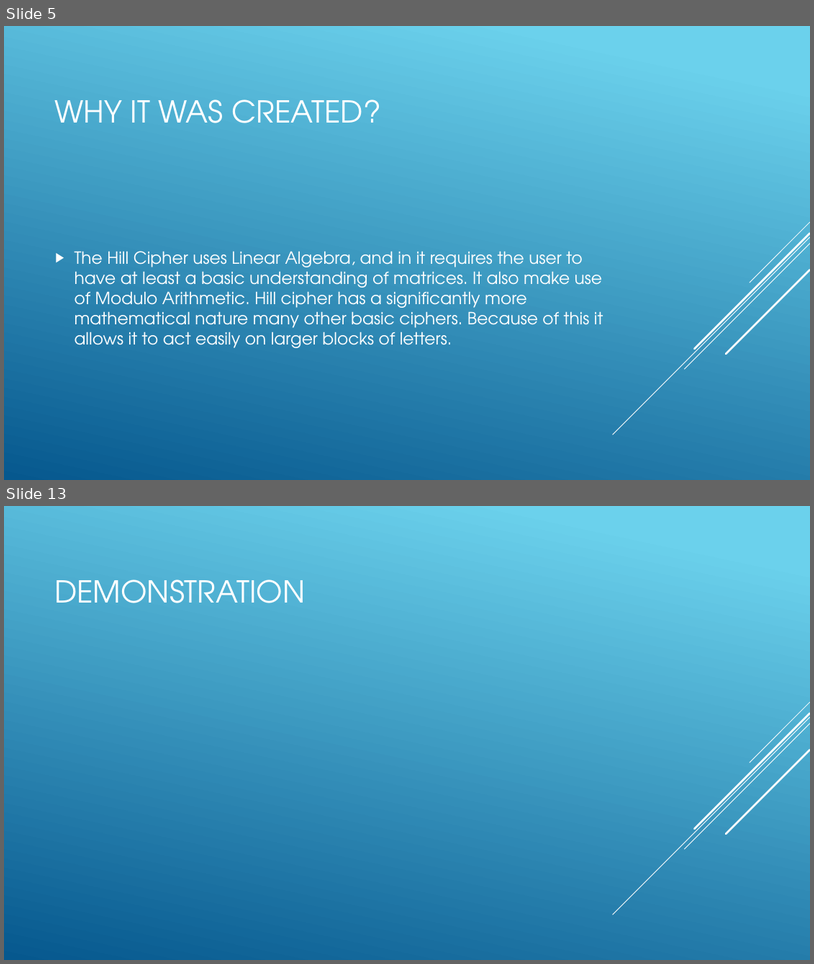
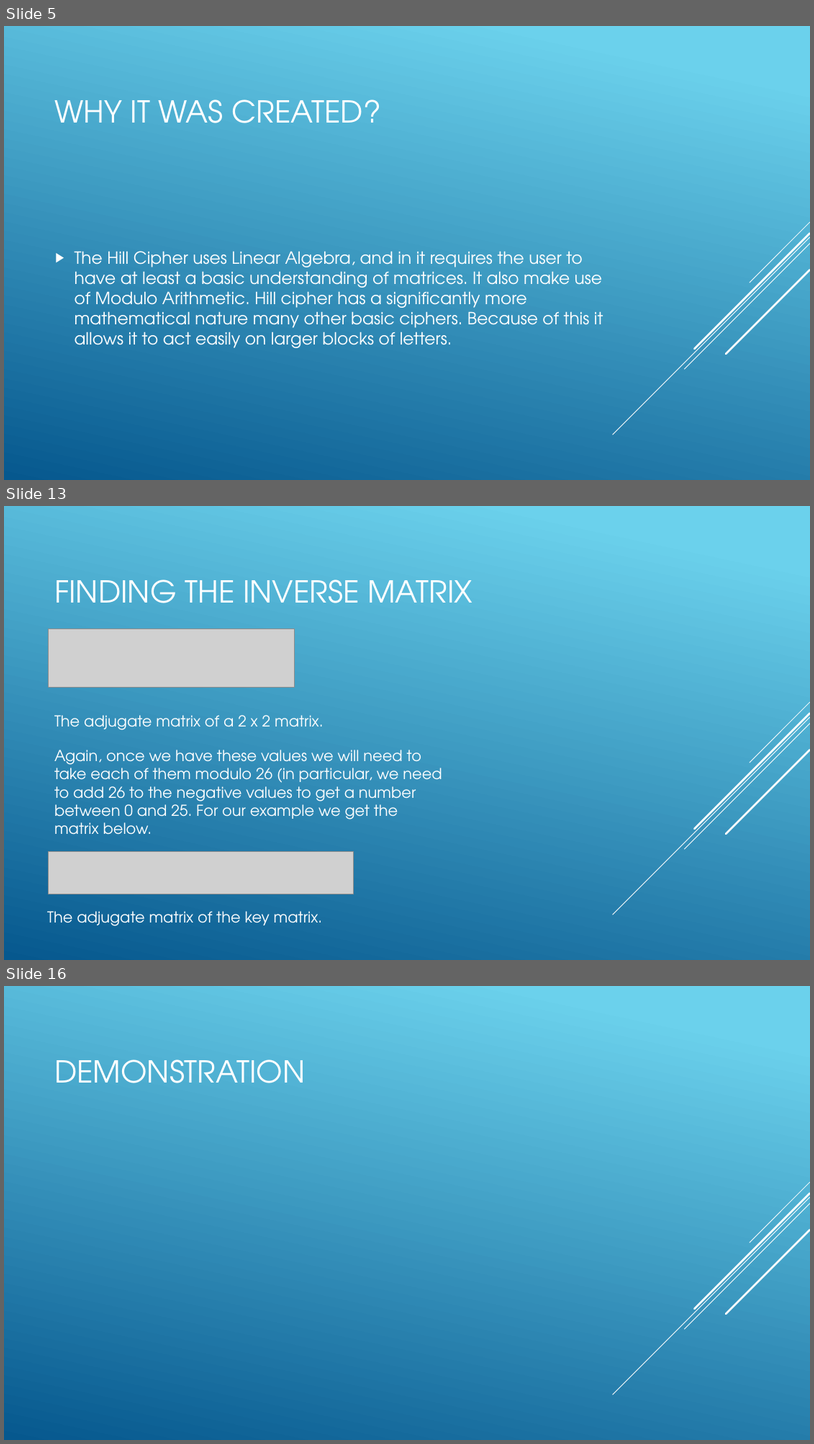
Before and after one commit to TheJonBovi/Hill-Cipher, a slide deck: CST407FinalPP.pptx. Shown one above the other, each under a label of ours: slides 5 and 13 before the commit, slides 5, 13 and 16 after it; the slides between them are not shown. The pictures are 814x964 and 814x1444 pixels, drawn with LibreOffice and Linux fonts; fonts in the diff are those of the drawing; grey boxes stand for pictures. Boxes give left, top, right and bottom in pixels: in the first picture for what was removed or moved away, otherwise in the second. Text is boxed around its words. In the diff, an @@ line names an element or a change of style, - is before the commit and + after.

```diff
--- a/CST407FinalPP.pptx
+++ b/CST407FinalPP.pptx
@@ slide 13 added at bbox=[4, 506, 810, 960], background gradient #6ED2EB to #06588E; not listed: 5 template elements that a slide beside it also shows @@
@@ title added at bbox=[54, 579, 473, 603], 36 pt, text #FFFFFF @@
+FINDING THE INVERSE MATRIX
@@ picture added at bbox=[49, 629, 294, 687] @@
@@ text added at bbox=[54, 715, 324, 730], 18 pt, text #FFFFFF @@
+The adjugate matrix of a 2 x 2 matrix.
@@ text added at bbox=[54, 749, 442, 834], 18 pt, text #FFFFFF @@
+Again, once we have these values we will need to take each of them modulo 26 (in particular, we need to add 26 to the negative values to get a number between 0 and 25. For our example we get the matrix below.
@@ picture added at bbox=[49, 852, 354, 894] @@
@@ text added at bbox=[47, 911, 323, 926], 18 pt, text #FFFFFF @@
+The adjugate matrix of the key matrix.
@@ what was slide 13 is now slide 16 @@
```
Also in this commit, not shown: 7 slides changed, 2 other slides added.
